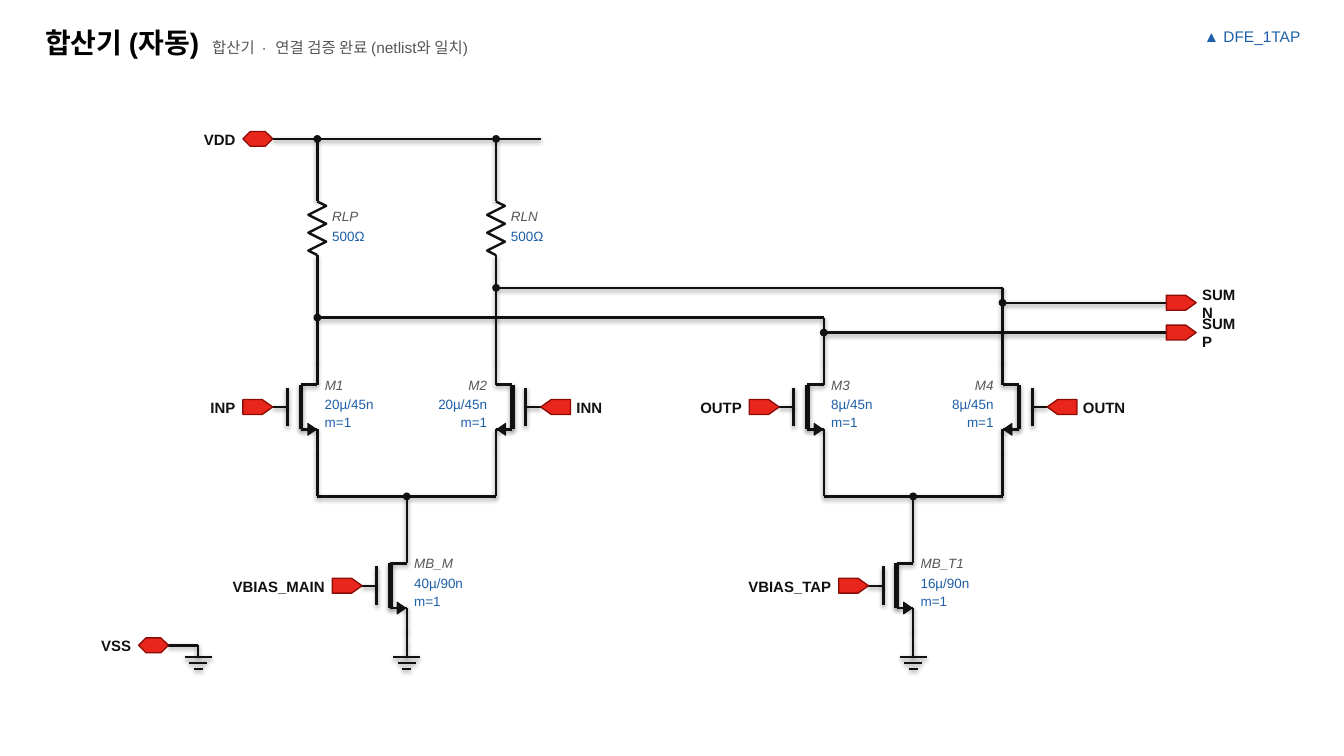
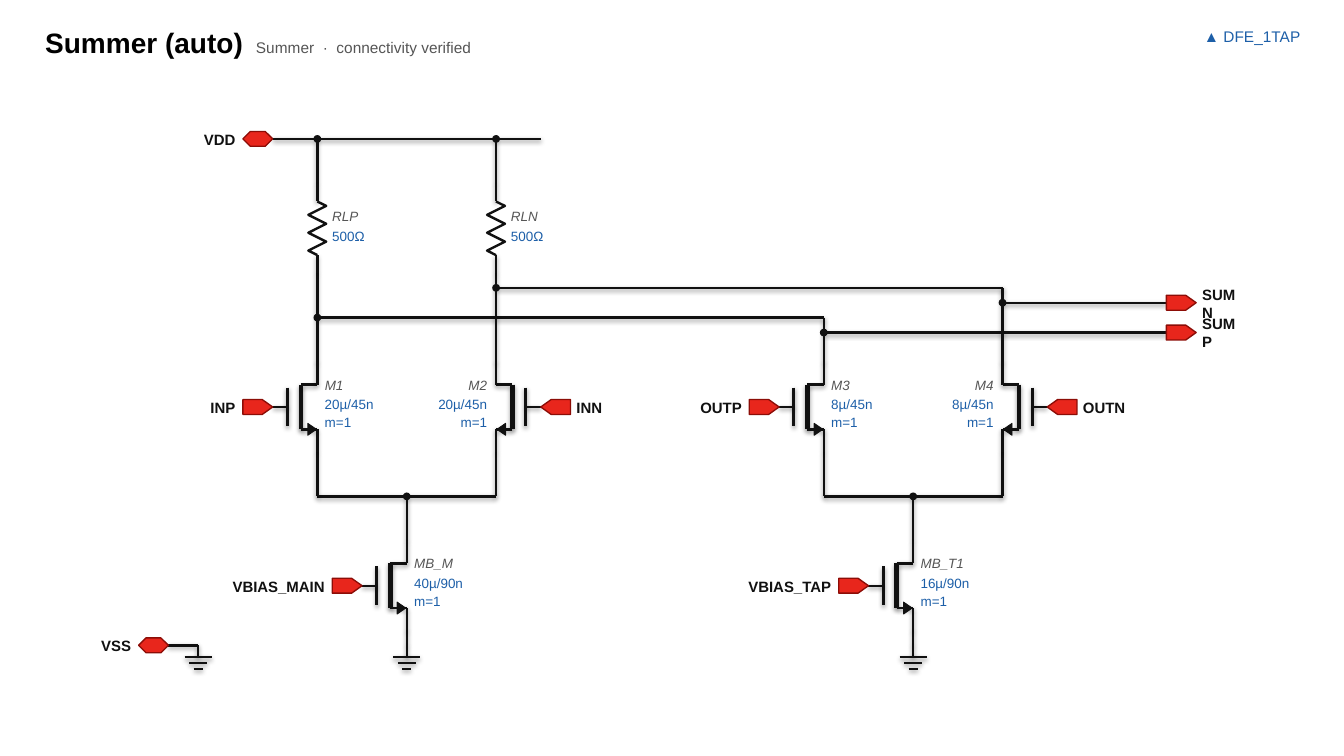
Before and after one commit to jmseo16/etf-dashboard, a slide deck: slide 4 of examples/input_buffer_system_schematic.pptx. Drawn at 1344x756 pixels with LibreOffice and Linux fonts; fonts in the diff are those of the drawing. Boxes give left, top, right and bottom in pixels: in the first picture for what was removed or moved away, otherwise in the second. Text is boxed around its words. In the diff, an @@ line names an element or a change of style, - is before the commit and + after.

```diff
--- a/examples/input_buffer_system_schematic.pptx
+++ b/examples/input_buffer_system_schematic.pptx
@@ text at (45,32,471,58): text changed @@
-합산기 (자동) 합산기 · 연결 검증 완료 (netlist와 일치)
+Summer (auto) Summer · connectivity verified
```
Also in this commit, not shown: 5 other slides changed, 14 other files.
